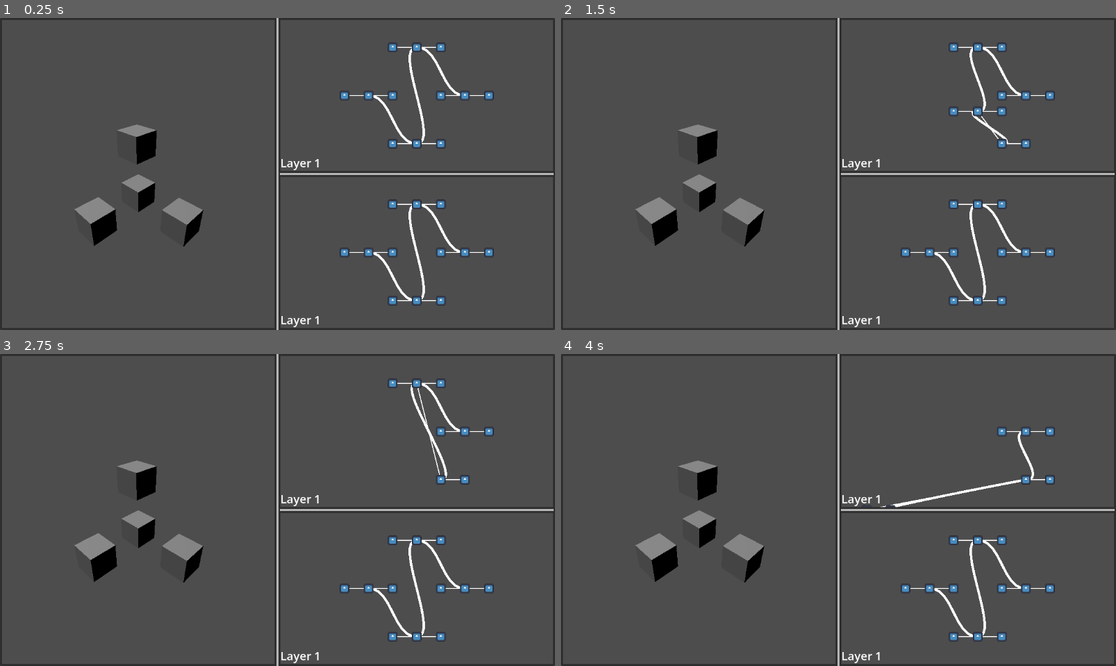
Above: before the commit, frames 1-4 (two rows, left to right).
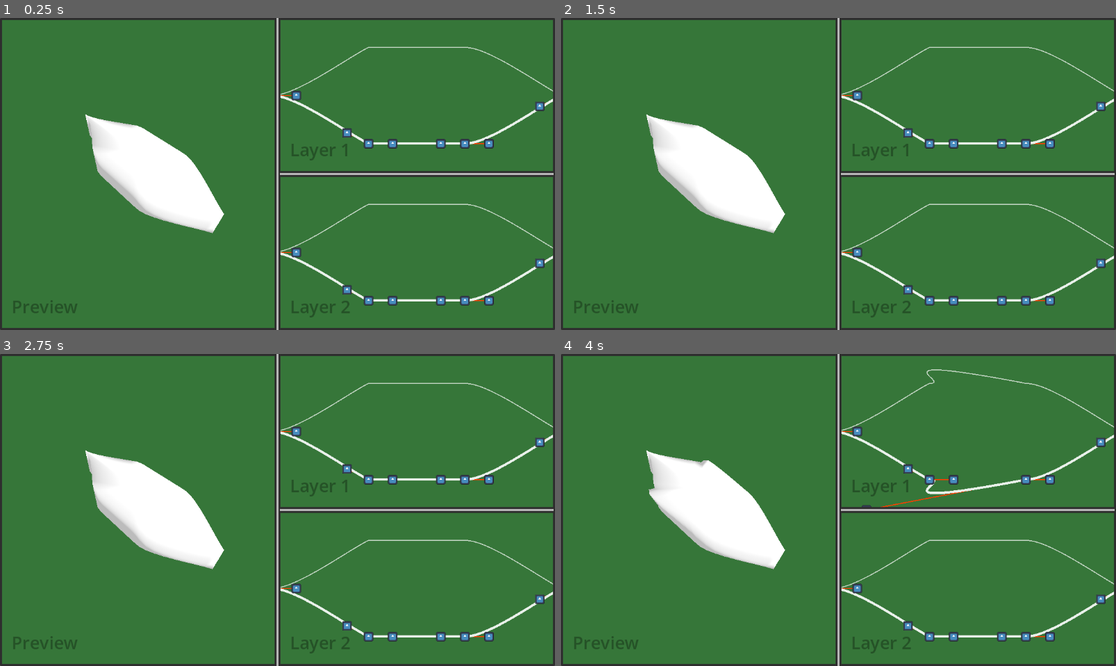
Above: after the commit, the same moments.

Repository: blondeman/movement-combat-fighter
Game: Godot game, scene res://scenes/ship_building/ship_builder_interface.tscn
The game is run twice, just before and just after one commit, with the same random seed, the same clock (stepped at 60 frames per second) and the same inputs. The engine's default icon, where the game draws it, is replaced by a stand-in: a white triangle on a blue panel in a dark square.
Inputs (mouse positions are in pixels of both pictures, inside the frame that each line leads up to):
- Up to frame 1 (0.25 s): no input
- Up to frame 2 (1.5 s): tap Enter at 0.5 s; drag from (927, 96) to (999, 142) at 0.52 s; tap Space (jump) at 1.25 s; drag from (977, 142) to (977, 46) at 1.27 s
- Up to frame 3 (2.75 s): tap Enter at 2 s; move the mouse to (466, 478) at 2.02 s; hold D (right) from 2.03 s (still down); hold Middle mouse button (target_lock) from 2.03 s (still down); click (466, 478) at 2.17 s
- Up to frame 4 (4 s): release D (right) at 2.75 s; release Middle mouse button (target_lock) at 2.75 s; tap Space (jump) at 2.75 s; drag from (977, 382) to (1027, 478) at 2.77 s; tap Enter at 3.5 s; drag from (999, 478) to (866, 510) at 3.52 s

The runs differ from the first frame. In frame 1, 95% of the frame differs, in the area x 0-100%, y 0-100%; in frame 2, 95%; in frame 3, 95%; in frame 4, 95%.

Commit message:
ship editor mesh generation

Diff:
--- a/project.godot
+++ b/project.godot
@@ -66,6 +66,16 @@
 "events": [Object(InputEventMouseButton,"resource_local_to_scene":false,"resource_name":"","device":-1,"window_id":0,"a …(258 unchanged characters)…
 ]
 }
+ship_ui_mirror_node={
+"deadzone": 0.2,
+"events": [Object(InputEventKey,"resource_local_to_scene":false,"resource_name":"","device":-1,"window_id":0,"alt_pressed":false,"shift_pressed":false,"ctrl_pressed":false,"meta_pressed":false,"pressed":false,"keycode":0,"physical_keycode":4194325,"key_label":0,"unicode":0,"location":0,"echo":false,"script":null)
+]
+}
+camera_drag={
+"deadzone": 0.2,
+"events": [Object(InputEventMouseButton,"resource_local_to_scene":false,"resource_name":"","device":-1,"window_id":0,"alt_pressed":false,"shift_pressed":false,"ctrl_pressed":false,"meta_pressed":false,"button_mask":1,"position":Vector2(253, 29),"global_position":Vector2(265, 89),"factor":1.0,"button_index":1,"canceled":false,"pressed":true,"double_click":false,"script":null)
+]
+}
 
 [layer_names]
 
--- /dev/null
+++ b/scenes/ship_building/ShipBuilderInterface.gd
@@ -0,0 +1,27 @@
+extends Control
+
+@export var layer_container: Control
+@export var layers: Array[ShipBuilderLayerEditor]
+
+signal on_ship_changed(ship_data: Array[PackedVector2Array])
+
+func _ready() -> void:
+	set_layer_names()
+
+
+func set_layer_names():
+	var i: int = 0
+	for child in layer_container.get_children():
+		if child is ShipBuilderLayerEditor:
+			child.set_layer_id(i)
+			child.ship_changed.connect(update_layer)
+			i += 1
+			update_layer(i)
+
+
+func update_layer(idx: int):
+	var ship_data: Array[PackedVector2Array]
+	for child in layer_container.get_children():
+		if child is ShipBuilderLayerEditor:
+			ship_data.append(child.layer_data)
+	on_ship_changed.emit(ship_data)
--- /dev/null
+++ b/scenes/ship_building/ShipBuilderPreview.gd
@@ -0,0 +1,60 @@
+extends Node3D
+
+@export var mesh: MeshInstance3D
+@export var data_scale: float = 0.5
+@export var layer_spacing: float = 5
+
+func rebuild_ship(ship_data: Array[PackedVector2Array]):
+	var st := SurfaceTool.new()
+	st.begin(Mesh.PRIMITIVE_TRIANGLES)
+
+	for i in range(ship_data.size() - 1):
+		var layer_a := ship_data[i]
+		var layer_b := ship_data[i + 1]
+		var y_a := (ship_data.size() - 1 - i) * layer_spacing
+		var y_b := (ship_data.size() - 2 - i) * layer_spacing
+
+		var point_count := mini(layer_a.size(), layer_b.size())
+		for j in range(point_count):
+			var a := Vector3(layer_a[j].x, y_a, layer_a[j].y)                       * data_scale
+			var b := Vector3(layer_b[j].x, y_b, layer_b[j].y)                       * data_scale
+			var a_next := Vector3(layer_a[(j + 1) % point_count].x, y_a, layer_a[(j + 1) % point_count].y)   * data_scale
+			var b_next := Vector3(layer_b[(j + 1) % point_count].x, y_b, layer_b[(j + 1) % point_count].y)   * data_scale
+
+			st.add_vertex(a)
+			st.add_vertex(b_next)
+			st.add_vertex(b)
+
+			st.add_vertex(a)
+			st.add_vertex(a_next)
+			st.add_vertex(b_next)
+
+	for cap in [0, ship_data.size() - 1]:
+		var layer := ship_data[cap]
+		var y: float = (ship_data.size() - 1 - cap) * layer_spacing
+		var point_count := layer.size()
+		var center := Vector3.ZERO
+		for p in layer:
+			center += Vector3(p.x, y, p.y) * data_scale
+		center /= point_count
+
+		for j in range(point_count):
+			var a := Vector3(layer[j].x, y, layer[j].y) * data_scale
+			var b := Vector3(layer[(j + 1) % point_count].x, y, layer[(j + 1) % point_count].y) * data_scale
+
+			if cap == 0:
+				st.add_vertex(center)
+				st.add_vertex(b)
+				st.add_vertex(a)
+			else:
+				st.add_vertex(center)
+				st.add_vertex(a)
+				st.add_vertex(b)
+
+	st.index()
+	st.generate_normals()
+	mesh.mesh = st.commit()
+
+	var mat := StandardMaterial3D.new()
+	mat.cull_mode = BaseMaterial3D.CULL_DISABLED
+	mesh.material_override = mat
--- /dev/null
+++ b/scenes/ship_building/UICameraOrbit.gd
@@ -0,0 +1,24 @@
+extends SpringArm3D
+
+@export var smooth: float = 20.0
+@export var sensitivity: float = 0.003
+
+var target_rotation: Vector3
+
+func _ready() -> void:
+	target_rotation = rotation
+
+func _process(delta: float) -> void:
+	rotation = rotation.lerp(target_rotation, delta * smooth)
+
+func _unhandled_input(event: InputEvent) -> void:
+	if Input.is_action_just_pressed("camera_drag"):
+		Input.mouse_mode = Input.MOUSE_MODE_CAPTURED
+
+	if event is InputEventMouseMotion and Input.is_action_pressed("camera_drag"):
+		target_rotation.y -= event.relative.x * sensitivity
+		target_rotation.x -= event.relative.y * sensitivity
+		target_rotation.x = clamp(target_rotation.x, -PI/2, PI/2)
+
+	if Input.is_action_just_released("camera_drag"):
+		Input.mouse_mode = Input.MOUSE_MODE_VISIBLE
--- a/scenes/ship_building/editor/PathNode.gd
+++ b/scenes/ship_building/editor/PathNode.gd
@@ -2,8 +2,6 @@
 extends Node2D
 
 signal node_changed(index: int)
-
-@export var use_second_handle: bool = true
 
 @export_group("References")
 @export var center: Area2D
@@ -21,6 +19,16 @@
 	for area in [center, arm_a, arm_b]:
 		area.input_pickable = true
 		area.connect("input_event", _on_area_input_event.bind(area))
+
+
+func enable_arm_a(enabled: bool):
+	arm_a.visible = enabled
+	line_a.visible = enabled
+
+func enable_arm_b(enabled: bool):
+	arm_b.visible = enabled
+	line_b.visible = enabled
+
 
 func _on_area_input_event(_viewport, event: InputEvent, _shape_idx: int, area: Area2D) -> void:
 	if event is InputEventMouseButton and event.button_index == MOUSE_BUTTON_LEFT:
@@ -43,6 +51,14 @@
 			global_position = get_global_mouse_position() + _drag_offset
 		else:
 			_dragging.global_position = get_global_mouse_position() + _drag_offset
-			line_a.points[1] = arm_a.position
-			line_b.points[1] = arm_b.position
+
+			if Input.is_action_pressed("ship_ui_mirror_node"):
+				var other_arm: Area2D = arm_b if _dragging == arm_a else arm_a
+				other_arm.global_position = global_position - (_dragging.global_position - global_position)
+
 		node_changed.emit(index)
+		update_nodes()
+
+func update_nodes():
+	line_a.points[1] = arm_a.position
+	line_b.points[1] = arm_b.position
--- /dev/null
+++ b/scenes/ship_building/editor/ShipBuilderLayerEditor.gd
@@ -0,0 +1,17 @@
+class_name ShipBuilderLayerEditor
+extends Control
+
+@export var label: Label
+@export var layer_data: PackedVector2Array
+var idx: int = 0
+
+signal ship_changed(idx: int)
+
+func set_layer_id(layer: int):
+	idx = layer
+	label.text = "Layer "+str(layer + 1)
+
+
+func set_layer_data(data: PackedVector2Array):
+	layer_data = data
+	ship_changed.emit(idx)
--- a/scenes/ship_building/editor/ShipEditor.gd
+++ b/scenes/ship_building/editor/ShipEditor.gd
@@ -1,19 +1,44 @@
 extends Path2D
 
 @export var node_scene: PackedScene
-@export var points: Array[PathNode]
 @export var visual: ShipEditorVisual
+@export var visual_mirror: ShipEditorVisual
+@export var layer_editor: ShipBuilderLayerEditor
+
+var points: Array[PathNode]
+
 
 func _ready() -> void:
-	var i := 0
+	generate_points(4)
+	generate_curve()
+
+
+func generate_points(count: int):
 	for child in get_children():
-		if child is PathNode:
-			points.append(child)
-			child.index = i
-			child.node_changed.connect(set_curve_point)
-			i += 1
+		child.queue_free()
 
-	generate_curve()
+	for i in range(count):
+		var new_node = node_scene.instantiate() as PathNode
+		add_child(new_node)
+		points.append(new_node)
+		new_node.index = i
+		new_node.node_changed.connect(set_curve_point)
+
+		var x_position: float = (i - float(count - 1) / 2) * 200
+		if i == 0:
+			new_node.enable_arm_a(false)
+			new_node.position = Vector2(x_position, 0)
+		elif i == count - 1:
+			new_node.enable_arm_b(false)
+			new_node.position = Vector2(x_position, 0)
+		else:
+			new_node.position = Vector2(x_position, 100)
+
+		if i > 0:
+			new_node.arm_a.position = \
+			(points[i - 1].position - new_node.position) \
+			.normalized() * 50
+		new_node.update_nodes()
 
 
 func generate_curve() -> void:
@@ -31,8 +56,43 @@
 
 
 func set_curve_point(idx: int):
+	if idx == 0 or idx == points.size() - 1:
+		points[idx].global_position.y = 0
+	elif points[idx].global_position.y < 0:
+		points[idx].global_position.y = 0
+
+	if points[idx].arm_a.global_position.y < 0:
+		points[idx].arm_a.global_position.y = 0
+
+	if points[idx].arm_b.global_position.y < 0:
+		points[idx].arm_b.global_position.y = 0
+
 	curve.set_point_position(idx, points[idx].position)
 	curve.set_point_in(idx, points[idx].arm_a.position)
 	curve.set_point_out(idx, points[idx].arm_b.position)
 
 	visual.update_path(curve)
+	visual_mirror.update_path(curve)
+
+	if layer_editor:
+		layer_editor.set_layer_data(get_baked_ship(50))
+
+
+func get_baked_ship(resolution: int) -> PackedVector2Array:
+	var points := curve.get_baked_points()
+	var mirrored := PackedVector2Array()
+	for point in points:
+		mirrored.append(Vector2(point.x, -point.y))
+	mirrored.reverse()
+	var full := points + mirrored
+
+	var result := PackedVector2Array()
+	var total := full.size()
+	for i in range(resolution):
+		var t := float(i) / float(resolution) * total
+		var idx := int(t)
+		var frac := t - idx
+		var p0 := full[idx % total]
+		var p1 := full[(idx + 1) % total]
+		result.append(p0.lerp(p1, frac))
+	return result
--- a/scenes/ship_building/editor/ShipEditorVisual.gd
+++ b/scenes/ship_building/editor/ShipEditorVisual.gd
@@ -1,9 +1,17 @@
 class_name ShipEditorVisual
 extends Line2D
 
+@export var is_mirrored: bool = false
+
 func update_path(curve: Curve2D):
-	clear_points()
-
-	default_color = Color(1,1,1,1)
-	for point in curve.get_baked_points():
-		add_point(point)
+	var baked_points: PackedVector2Array = curve.get_baked_points()
+	if baked_points.size() == points.size():
+		for i in range(baked_points.size()):
+			set_point_position(
+				i,
+				baked_points[i] * Vector2(1, -1 if is_mirrored else 1)
+			)
+	else:
+		clear_points()
+		for point in baked_points:
+			add_point(point * Vector2(1, -1 if is_mirrored else 1))
--- a/scenes/ship_building/editor/path_node.tscn
+++ b/scenes/ship_building/editor/path_node.tscn
@@ -49,8 +49,10 @@
 z_as_relative = false
 points = PackedVector2Array(0, 0, -50, 0)
 width = 2.0
+default_color = Color(1, 0.24313726, 0, 1)
 
 [node name="line_2" type="Line2D" parent="." unique_id=1083022248]
 z_as_relative = false
 points = PackedVector2Array(0, 0, 50, 0)
 width = 2.0
+default_color = Color(1, 0.24313726, 0, 1)
--- a/scenes/ship_building/editor/ship_builder_layer_editor.tscn
+++ b/scenes/ship_building/editor/ship_builder_layer_editor.tscn
@@ -4,7 +4,18 @@
 [ext_resource type="Script" uid="uid://wjlq5qmmjb1w" path="res://scenes/ship_building/editor/ShipEditor.gd" id="2_eyeyc"]
 [ext_resource type="PackedScene" uid="uid://b6madkmywathk" path="res://scenes/ship_building/editor/path_node.tscn" id="2_uy8ly"]
 
+[sub_resource type="Gradient" id="Gradient_uy8ly"]
+colors = PackedColorArray(0.21176471, 0.4627451, 0.22352941, 1, 0.21176471, 0.4627451, 0.22352941, 1)
+
+[sub_resource type="GradientTexture2D" id="GradientTexture2D_eyeyc"]
+gradient = SubResource("Gradient_uy8ly")
+width = 128
+height = 128
+fill_from = Vector2(0.43589744, 0.45641026)
+fill_to = Vector2(1, 1)
+
 [sub_resource type="Curve2D" id="Curve2D_xsn26"]
+resource_local_to_scene = true
 _data = {
 "points": PackedVector2Array(-95.09091, 31.999998, 95.09091, -31.999998, -34, 14, -46.545452, -29.999992, 46.545452, 29.999992, 72, -72, 0, 0, 0, 0, 122, 6, 0, 0, 0, 0, 110, 91, 0, 0, 0, 0, -77, 124, 0, 0, 0, 0, -185, 70, 0, 0, 0, 0, -126, -41, 0, 0, 0, 0, -70, -56, 0, 0, 0, 0, -34, 14)
 }
@@ -14,11 +25,16 @@
 
 [node name="Camera2D" type="Camera2D" parent="." unique_id=629146368]
 
-[node name="ship_node_path" type="Path2D" parent="." unique_id=2064405416 node_paths=PackedStringArray("visual")]
+[node name="Sprite2D" type="Sprite2D" parent="Camera2D" unique_id=1589999272]
+scale = Vector2(10, 10)
+texture = SubResource("GradientTexture2D_eyeyc")
+
+[node name="ship_node_path" type="Path2D" parent="." unique_id=2064405416 node_paths=PackedStringArray("visual", "visual_mirror")]
 curve = SubResource("Curve2D_xsn26")
 script = ExtResource("2_eyeyc")
 node_scene = ExtResource("2_uy8ly")
 visual = NodePath("../ship_node_visual")
+visual_mirror = NodePath("../ship_node_visual_mirror")
 
 [node name="path_node4" parent="ship_node_path" unique_id=1739161837 instance=ExtResource("2_uy8ly")]
 position = Vector2(-100, 0)
@@ -34,4 +50,12 @@
 
 [node name="ship_node_visual" type="Line2D" parent="." unique_id=510126971]
 width = 5.0
+default_color = Color(0.91764706, 0.94509804, 0.92156863, 1)
 script = ExtResource("1_ue4jc")
+
+[node name="ship_node_visual_mirror" type="Line2D" parent="." unique_id=505150616]
+points = PackedVector2Array(212, -87, 287, 27, 195, 244, 532, 186, 525, -3)
+width = 2.0
+default_color = Color(0.7607843, 0.8352941, 0.7647059, 1)
+script = ExtResource("1_ue4jc")
+is_mirrored = true
--- a/scenes/ship_building/ship_builder_interface.tscn
+++ b/scenes/ship_building/ship_builder_interface.tscn
@@ -1,5 +1,6 @@
 [gd_scene format=3 uid="uid://dhoqdypq2hbrs"]
 
+[ext_resource type="Script" uid="uid://cp4naw8hkcnxh" path="res://scenes/ship_building/ShipBuilderInterface.gd" id="1_5nhrj"]
 [ext_resource type="PackedScene" uid="uid://pgbu50rnf7w8" path="res://scenes/ship_building/ship_builder_preview.tscn" id="1_edhyh"]
 [ext_resource type="PackedScene" uid="uid://4q23lvmxgrsd" path="res://scenes/ship_building/ship_builder_layer.tscn" id="2_edhyh"]
 
@@ -12,13 +13,15 @@
 color = Color(0.71129656, 0.71129656, 0.7112965, 1)
 thickness = 4
 
-[node name="ship_builder_interface" type="Control" unique_id=1569646672]
+[node name="ship_builder_interface" type="Control" unique_id=1569646672 node_paths=PackedStringArray("layer_container")]
 layout_mode = 3
 anchors_preset = 15
 anchor_right = 1.0
 anchor_bottom = 1.0
 grow_horizontal = 2
 grow_vertical = 2
+script = ExtResource("1_5nhrj")
+layer_container = NodePath("Panel/HBoxContainer/editor/VBoxContainer")
 
 [node name="Panel" type="Panel" parent="." unique_id=843054432]
 layout_mode = 1
@@ -45,16 +48,42 @@
 theme_override_constants/margin_right = 4
 theme_override_constants/margin_bottom = 4
 
-[node name="SubViewportContainer" type="SubViewportContainer" parent="Panel/HBoxContainer/preview" unique_id=883386511]
+[node name="Control" type="Control" parent="Panel/HBoxContainer/preview" unique_id=1650691836]
 layout_mode = 2
+
+[node name="SubViewportContainer" type="SubViewportContainer" parent="Panel/HBoxContainer/preview/Control" unique_id=883386511]
+layout_mode = 1
+anchors_preset = 15
+anchor_right = 1.0
+anchor_bottom = 1.0
+grow_horizontal = 2
+grow_vertical = 2
 stretch = true
 
-[node name="SubViewport" type="SubViewport" parent="Panel/HBoxContainer/preview/SubViewportContainer" unique_id=1798627548]
+[node name="SubViewport" type="SubViewport" parent="Panel/HBoxContainer/preview/Control/SubViewportContainer" unique_id=1798627548]
 handle_input_locally = false
 size = Vector2i(566, 640)
 render_target_update_mode = 4
 
-[node name="ship_builder_preview" parent="Panel/HBoxContainer/preview/SubViewportContainer/SubViewport" unique_id=697228894 instance=ExtResource("1_edhyh")]
+[node name="ship_builder_preview" parent="Panel/HBoxContainer/preview/Control/SubViewportContainer/SubViewport" unique_id=697228894 instance=ExtResource("1_edhyh")]
+
+[node name="MarginContainer" type="MarginContainer" parent="Panel/HBoxContainer/preview/Control" unique_id=274388546]
+layout_mode = 1
+anchors_preset = 2
+anchor_top = 1.0
+anchor_bottom = 1.0
+offset_top = -70.0
+offset_right = 146.0
+grow_vertical = 0
+theme_override_constants/margin_left = 20
+theme_override_constants/margin_bottom = 20
+
+[node name="Label" type="Label" parent="Panel/HBoxContainer/preview/Control/MarginContainer" unique_id=235850468]
+layout_mode = 2
+size_flags_horizontal = 0
+theme_override_colors/font_color = Color(0.14509805, 0.32156864, 0.15294118, 1)
+theme_override_font_sizes/font_size = 36
+text = "Preview"
 
 [node name="VSeparator" type="VSeparator" parent="Panel/HBoxContainer" unique_id=264119043]
 layout_mode = 2
@@ -83,12 +112,4 @@
 [node name="SubViewportContainer2" parent="Panel/HBoxContainer/editor/VBoxContainer" unique_id=292250318 instance=ExtResource("2_edhyh")]
 layout_mode = 2
 
-[node name="HSeparator2" type="HSeparator" parent="Panel/HBoxContainer/editor/VBoxContainer" unique_id=215563409]
-visible = false
-layout_mode = 2
-theme_override_constants/separation = 4
-theme_override_styles/separator = SubResource("StyleBoxLine_edhyh")
-
-[node name="SubViewportContainer3" parent="Panel/HBoxContainer/editor/VBoxContainer" unique_id=1848519752 instance=ExtResource("2_edhyh")]
-visible = false
-layout_mode = 2
+[connection signal="on_ship_changed" from="." to="Panel/HBoxContainer/preview/Control/SubViewportContainer/SubViewport/ship_builder_preview" method="rebuild_ship"]
--- a/scenes/ship_building/ship_builder_layer.tscn
+++ b/scenes/ship_building/ship_builder_layer.tscn
@@ -1,8 +1,16 @@
 [gd_scene format=3 uid="uid://4q23lvmxgrsd"]
 
 [ext_resource type="PackedScene" uid="uid://cecnjbp1wwvb" path="res://scenes/ship_building/editor/ship_builder_layer_editor.tscn" id="1_33day"]
+[ext_resource type="Script" uid="uid://vnk3rd8to8di" path="res://scenes/ship_building/editor/ShipBuilderLayerEditor.gd" id="1_e853y"]
 
-[node name="Container" type="Control" unique_id=830863723]
+[sub_resource type="Curve2D" id="Curve2D_e853y"]
+resource_local_to_scene = true
+_data = {
+"points": PackedVector2Array(-95.09091, 31.999998, 95.09091, -31.999998, -34, 14, -46.545452, -29.999992, 46.545452, 29.999992, 72, -72, 0, 0, 0, 0, 122, 6, 0, 0, 0, 0, 110, 91, 0, 0, 0, 0, -77, 124, 0, 0, 0, 0, -185, 70, 0, 0, 0, 0, -126, -41, 0, 0, 0, 0, -70, -56, 0, 0, 0, 0, -34, 14)
+}
+point_count = 9
+
+[node name="Container" type="Control" unique_id=830863723 node_paths=PackedStringArray("label")]
 layout_mode = 3
 anchors_preset = 15
 anchor_right = 1.0
@@ -11,6 +19,8 @@
 grow_vertical = 2
 size_flags_horizontal = 3
 size_flags_vertical = 3
+script = ExtResource("1_e853y")
+label = NodePath("MarginContainer/Label")
 
 [node name="SubViewportContainer" type="SubViewportContainer" parent="." unique_id=982712933]
 layout_mode = 1
@@ -30,13 +40,26 @@
 
 [node name="ship_builder_layer_editor" parent="SubViewportContainer/SubViewport" unique_id=329020348 instance=ExtResource("1_33day")]
 
-[node name="Label" type="Label" parent="." unique_id=788920090]
+[node name="ship_node_path" parent="SubViewportContainer/SubViewport/ship_builder_layer_editor" index="1" unique_id=2064405416 node_paths=PackedStringArray("layer_editor")]
+curve = SubResource("Curve2D_e853y")
+layer_editor = NodePath("../../../..")
+
+[node name="MarginContainer" type="MarginContainer" parent="." unique_id=1464884853]
 layout_mode = 1
 anchors_preset = 2
 anchor_top = 1.0
 anchor_bottom = 1.0
-offset_top = -34.0
-offset_right = 84.0
+offset_top = -40.0
+offset_right = 40.0
 grow_vertical = 0
-theme_override_font_sizes/font_size = 24
+theme_override_constants/margin_left = 20
+theme_override_constants/margin_bottom = 20
+
+[node name="Label" type="Label" parent="MarginContainer" unique_id=788920090]
+layout_mode = 2
+size_flags_horizontal = 0
+theme_override_colors/font_color = Color(0.14509805, 0.32156864, 0.15294118, 1)
+theme_override_font_sizes/font_size = 36
 text = "Layer 1"
+
+[editable path="SubViewportContainer/SubViewport/ship_builder_layer_editor"]
--- a/scenes/ship_building/ship_builder_preview.tscn
+++ b/scenes/ship_building/ship_builder_preview.tscn
@@ -1,26 +1,44 @@
 [gd_scene format=3 uid="uid://pgbu50rnf7w8"]
 
+[ext_resource type="Script" uid="uid://cljnl7noig3y3" path="res://scenes/ship_building/ShipBuilderPreview.gd" id="1_cw8b4"]
+[ext_resource type="Script" uid="uid://blu0kctq8814x" path="res://scenes/ship_building/UICameraOrbit.gd" id="2_om7xm"]
+
 [sub_resource type="BoxMesh" id="BoxMesh_1i42k"]
+size = Vector3(10, 10, 10)
 
-[node name="ship_builder_preview" type="Node3D" unique_id=697228894]
+[sub_resource type="StandardMaterial3D" id="StandardMaterial3D_1i42k"]
+albedo_color = Color(0.91764706, 0.94509804, 0.92156863, 1)
 
-[node name="MeshInstance3D" type="MeshInstance3D" parent="." unique_id=2117505720]
+[sub_resource type="Environment" id="Environment_1i42k"]
+background_mode = 1
+background_color = Color(0.21176471, 0.4627451, 0.22352941, 1)
+ambient_light_source = 2
+ambient_light_color = Color(1, 1, 1, 1)
+ambient_light_energy = 0.5
+
+[sub_resource type="SeparationRayShape3D" id="SeparationRayShape3D_cw8b4"]
+
+[node name="ship_builder_preview" type="Node3D" unique_id=697228894 node_paths=PackedStringArray("mesh")]
+script = ExtResource("1_cw8b4")
+mesh = NodePath("mesh")
+data_scale = 0.1
+layer_spacing = 100.0
+
+[node name="mesh" type="MeshInstance3D" parent="." unique_id=2117505720]
 mesh = SubResource("BoxMesh_1i42k")
-
-[node name="MeshInstance3D2" type="MeshInstance3D" parent="." unique_id=1757570883]
-transform = Transform3D(1, 0, 0, 0, 1, 0, 0, 0, 1, 0.15016079, 0, 2.25882)
-mesh = SubResource("BoxMesh_1i42k")
-
-[node name="MeshInstance3D3" type="MeshInstance3D" parent="." unique_id=435400615]
-transform = Transform3D(1, 0, 0, 0, 1, 0, 0, 0, 1, 2.303597, 0, 0.16209126)
-mesh = SubResource("BoxMesh_1i42k")
-
-[node name="MeshInstance3D4" type="MeshInstance3D" parent="." unique_id=1089203790]
-transform = Transform3D(1, 0, 0, 0, 1, 0, 0, 0, 1, 0.08183169, 2.2979574, 0.16209126)
-mesh = SubResource("BoxMesh_1i42k")
-
-[node name="Camera3D" type="Camera3D" parent="." unique_id=1516563721]
-transform = Transform3D(0.7071067, -0.35355338, 0.61237234, 0, 0.8660254, 0.49999997, -0.7071067, -0.35355338, 0.61237234, 5, 5, 5)
+surface_material_override/0 = SubResource("StandardMaterial3D_1i42k")
 
 [node name="DirectionalLight3D" type="DirectionalLight3D" parent="." unique_id=1773301174]
-transform = Transform3D(0.41874507, 0.67633545, -0.6059892, 0.103036635, 0.62761736, 0.7716736, 0.9022396, -0.38557366, 0.19312435, 0, 0, 0)
+transform = Transform3D(0.010487109, -0.62910885, 0.7772461, 0.019768614, 0.7772677, 0.62885946, -0.9997498, 0.0087699, 0.0205881, 0, 0, 0)
+
+[node name="WorldEnvironment" type="WorldEnvironment" parent="." unique_id=1819423616]
+environment = SubResource("Environment_1i42k")
+
+[node name="SpringArm3D" type="SpringArm3D" parent="." unique_id=1985725551]
+transform = Transform3D(0.6807976, -0.54274714, 0.4918742, 0, 0.6715266, 0.7409804, -0.73247164, -0.50445765, 0.45717368, 0, 0, 0)
+shape = SubResource("SeparationRayShape3D_cw8b4")
+spring_length = 70.0
+script = ExtResource("2_om7xm")
+
+[node name="Camera3D" type="Camera3D" parent="SpringArm3D" unique_id=1516563721]
+transform = Transform3D(0.99999994, 0, 0, 0, 1, 0, 0, 0, 1, 0, 0, 70)
Not shown, added: scenes/ship_building/ShipBuilderInterface.gd.uid
Not shown, added: scenes/ship_building/ShipBuilderPreview.gd.uid
Not shown, added: scenes/ship_building/UICameraOrbit.gd.uid
Not shown, added: scenes/ship_building/editor/ShipBuilderLayerEditor.gd.uid
